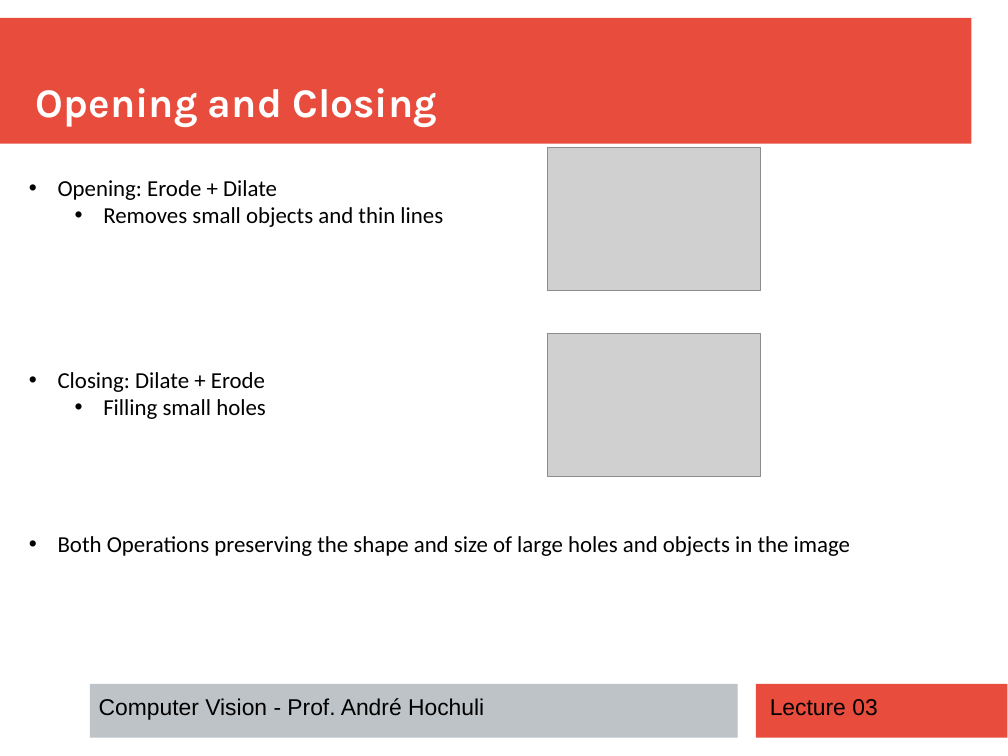
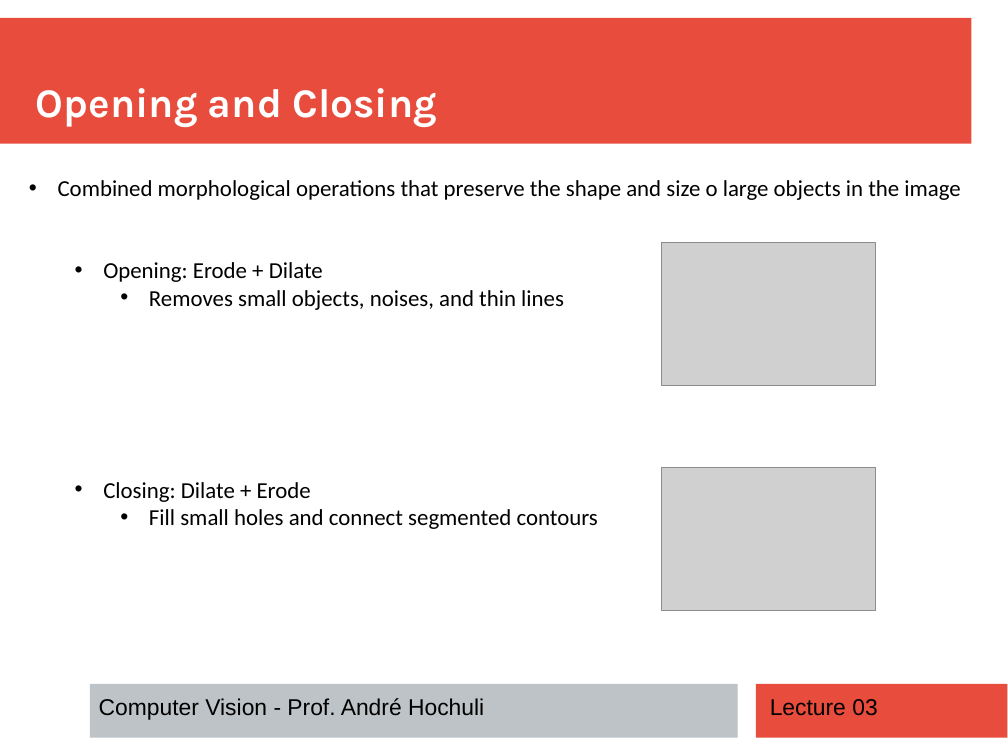
Before and after one commit to andrehochuli/teaching, a slide deck: slide 7 of ComputerVision/Lecture 03 - Morphology/Lecture 03 - Morphology.pptx. Drawn at 1008x756 pixels with LibreOffice and Linux fonts; fonts in the diff are those of the drawing; grey boxes stand for pictures. Boxes give left, top, right and bottom in pixels: in the first picture for what was removed or moved away, otherwise in the second. Text is boxed around its words. In the diff, an @@ line names an element or a change of style, - is before the commit and + after.

```diff
--- a/ComputerVision/Lecture 03 - Morphology/Lecture 03 - Morphology.pptx
+++ b/ComputerVision/Lecture 03 - Morphology/Lecture 03 - Morphology.pptx
@@ text at box(58, 180, 960, 200): paragraph added @@
+• Combined morphological operations that preserve the shape and size o large objects in the image
@@ text at box(103, 262, 323, 502): list level 1 to 2 in "Opening: Erode + Dilate"; list level 1 to 2 in "Closing: Dilate + Erode" @@
@@ picture: place and size @@
-picture at box(548, 147, 761, 290)
+picture at box(662, 242, 875, 385)
@@ text at box(149, 290, 564, 310): text changed @@
-  • Removes small objects and thin lines
+    • Removes small objects, noises, and thin lines
@@ picture: place and size @@
-picture at box(548, 334, 761, 477)
+picture at box(662, 468, 875, 611)
@@ text at box(149, 509, 598, 529): text changed @@
-  • Filling small holes
-• Both Operations preserving the shape and size of large holes and objects in the image
+    • Fill small holes and connect segmented contours
```
Also in this commit, not shown: 6 other slides changed, 1 other file.
